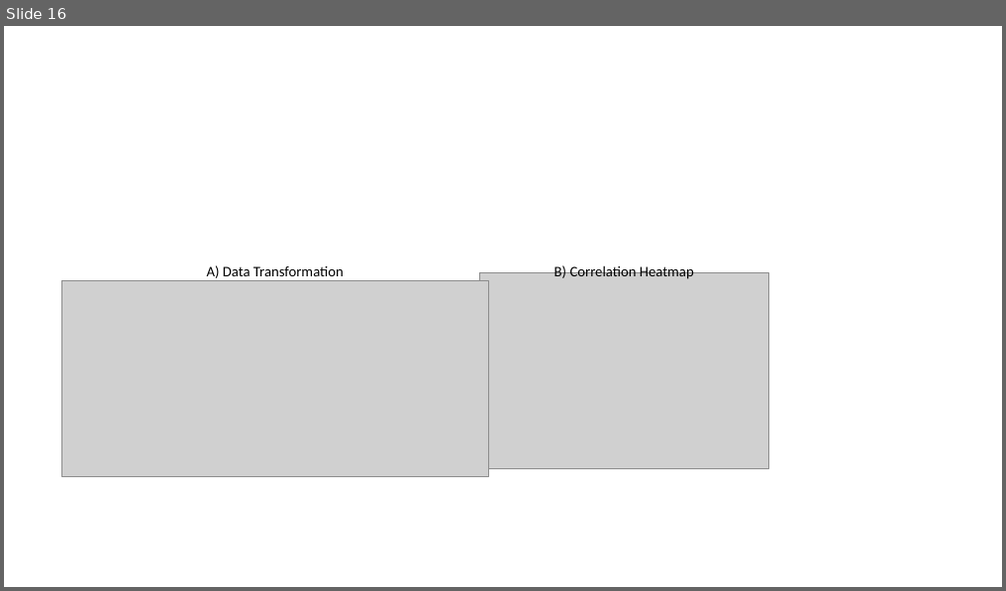
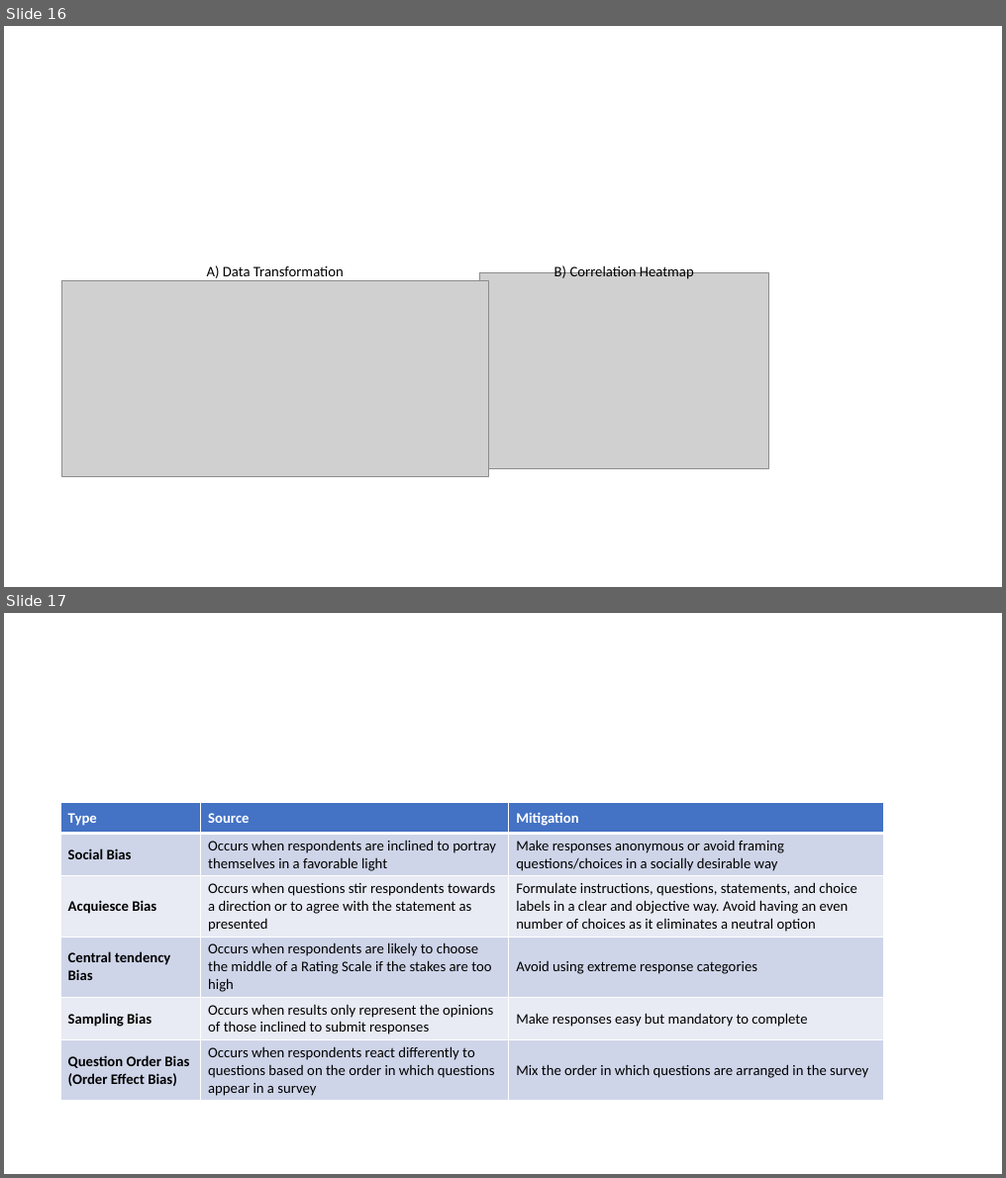
Before and after one commit to kevinclee26/BCS_Dashboard, a slide deck: image/medium.pptx. Shown one above the other, each under a label of ours: slide 16 before the commit, slides 16 and 17 after it. The pictures are 1006x591 and 1006x1178 pixels, drawn with LibreOffice and Linux fonts; fonts in the diff are those of the drawing; grey boxes stand for pictures. Boxes give left, top, right and bottom in pixels: in the first picture for what was removed or moved away, otherwise in the second. Text is boxed around its words. In the diff, an @@ line names an element or a change of style, - is before the commit and + after.

```diff
--- a/image/medium.pptx
+++ b/image/medium.pptx
@@ slide 17 added at [4,613,1002,1174], background #FFFFFF @@
@@ table added at [60,803,884,1100], 6 rows, 3 columns @@
+Type | Source | Mitigation
+Social Bias | Occurs when respondents are inclined to portray themselves in a favorable light | Make responses anonymous or avoid framing questions/choices in a socially desirable way
+Acquiesce Bias | Occurs when questions stir respondents towards a direction or to agree with the statement as presented | Formulate instructions, questions, statements, and choice labels in a clear and objective way. Avoid having an even number of choices as it eliminates a neutral option
+Central tendency Bias | Occurs when respondents are likely to choose the middle of a Rating Scale if the stakes are too high | Avoid using extreme response categories
+Sampling Bias | Occurs when results only represent the opinions of those inclined to submit responses | Make responses easy but mandatory to complete
+Question Order Bias (Order Effect Bias) | Occurs when respondents react differently to questions based on the order in which questions appear in a survey | Mix the order in which questions are arranged in the survey
```
Also in this commit, not shown: 1 slide changed, 3 other slides added, 1 slide removed, 28 other files.
